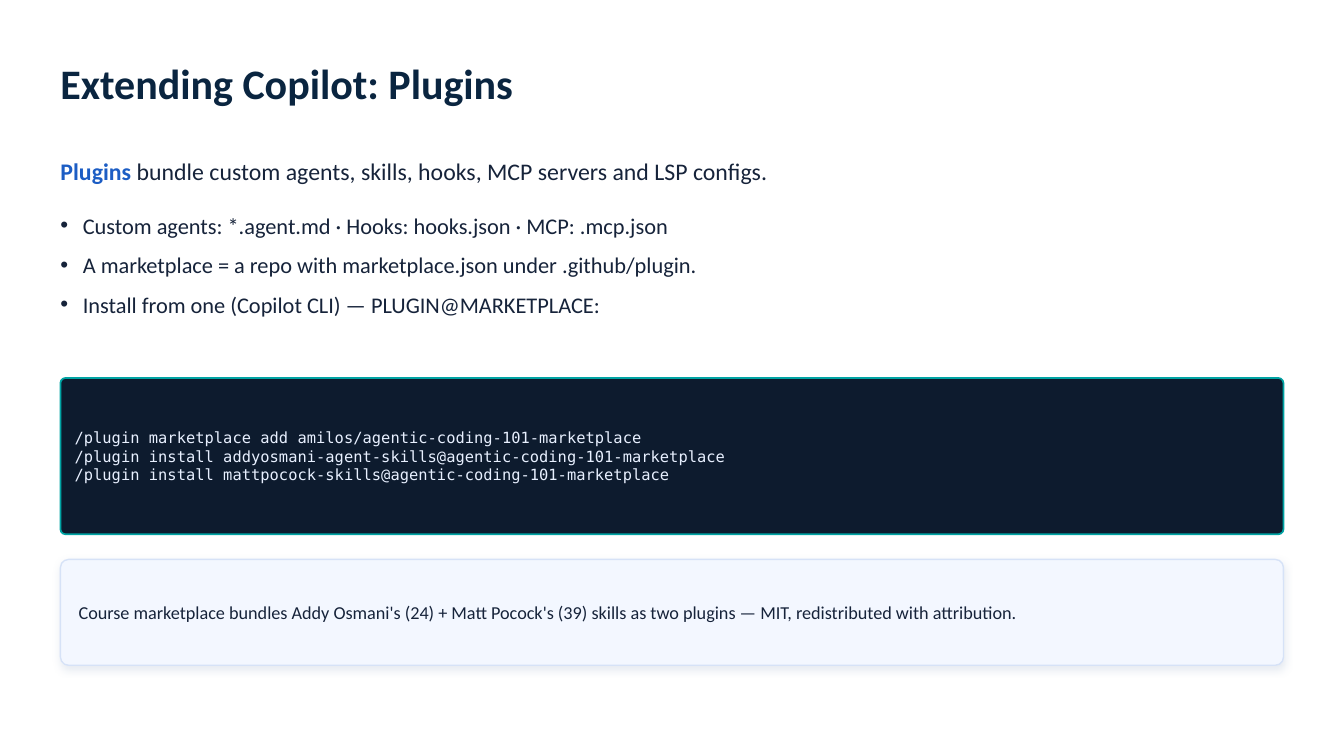
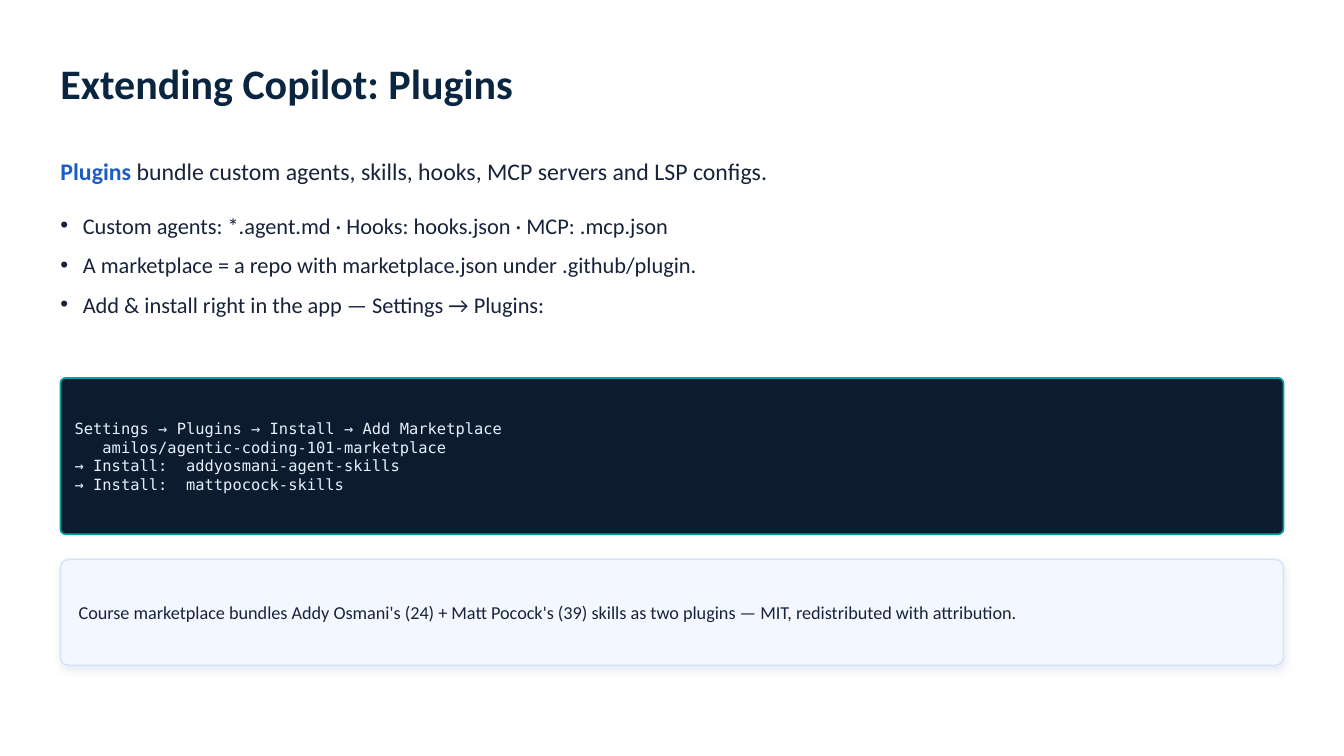
Before and after one commit to amilos/agentic-coding-101, a slide deck: slide 11 of slides/agentic-coding-101.pptx. Drawn at 1344x756 pixels with LibreOffice and Linux fonts; fonts in the diff are those of the drawing. Boxes give left, top, right and bottom in pixels: in the first picture for what was removed or moved away, otherwise in the second. Text is boxed around its words. In the diff, an @@ line names an element or a change of style, - is before the commit and + after.

```diff
--- a/slides/agentic-coding-101.pptx
+++ b/slides/agentic-coding-101.pptx
@@ text at [83,297,544,317]: text changed @@
-• Install from one (Copilot CLI) — PLUGIN@MARKETPLACE:
+• Add & install right in the app — Settings → Plugins:
@@ text at [75,422,502,493]: text changed @@
-/plugin marketplace add amilos/agentic-coding-101-marketplace
-/plugin install addyosmani-agent-skills@agentic-coding-101-marketplace
-/plugin install mattpocock-skills@agentic-coding-101-marketplace
+Settings → Plugins → Install → Add Marketplace
+amilos/agentic-coding-101-marketplace
+→ Install: addyosmani-agent-skills
+→ Install: mattpocock-skills
```
Also in this commit, not shown: 4 other files.
